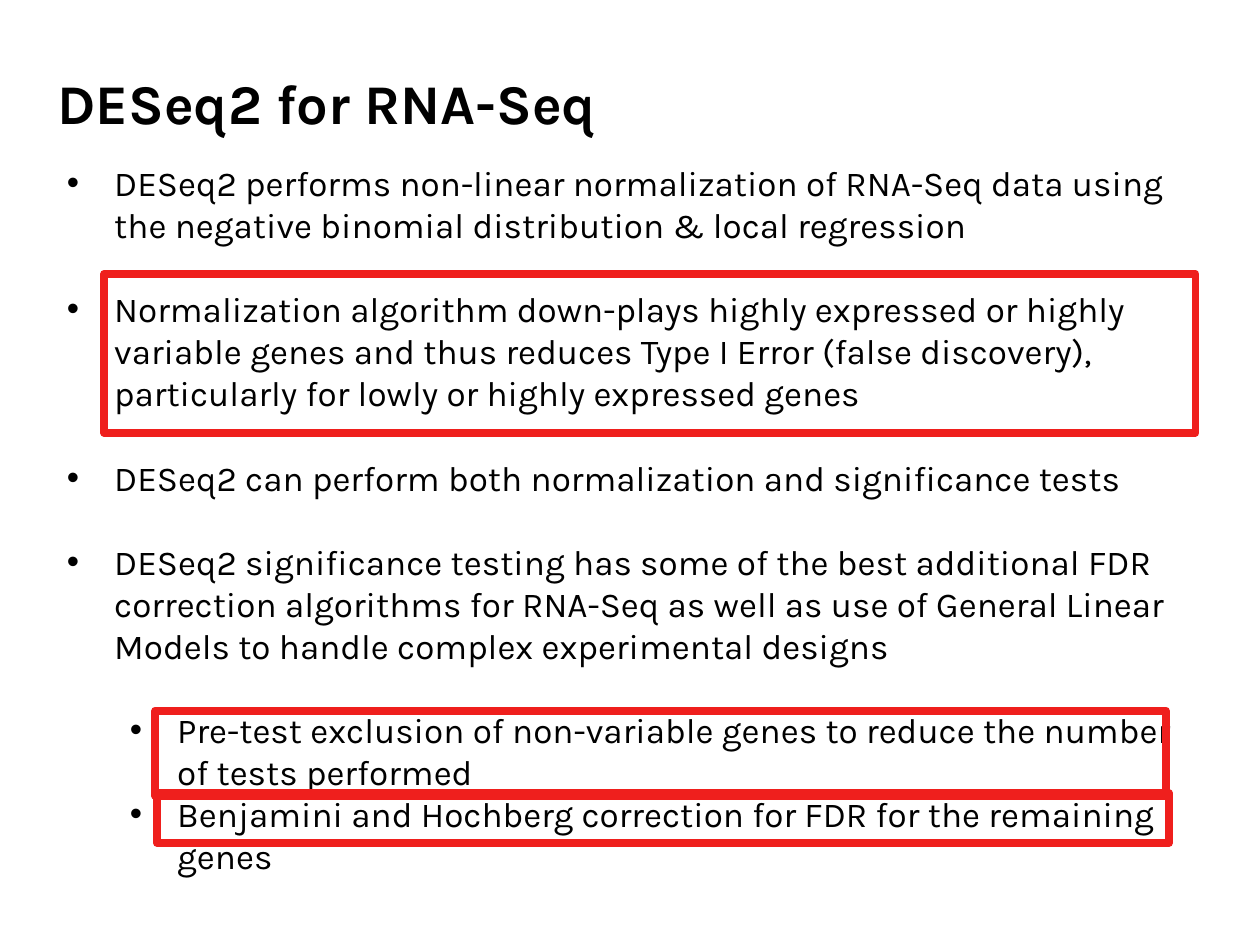
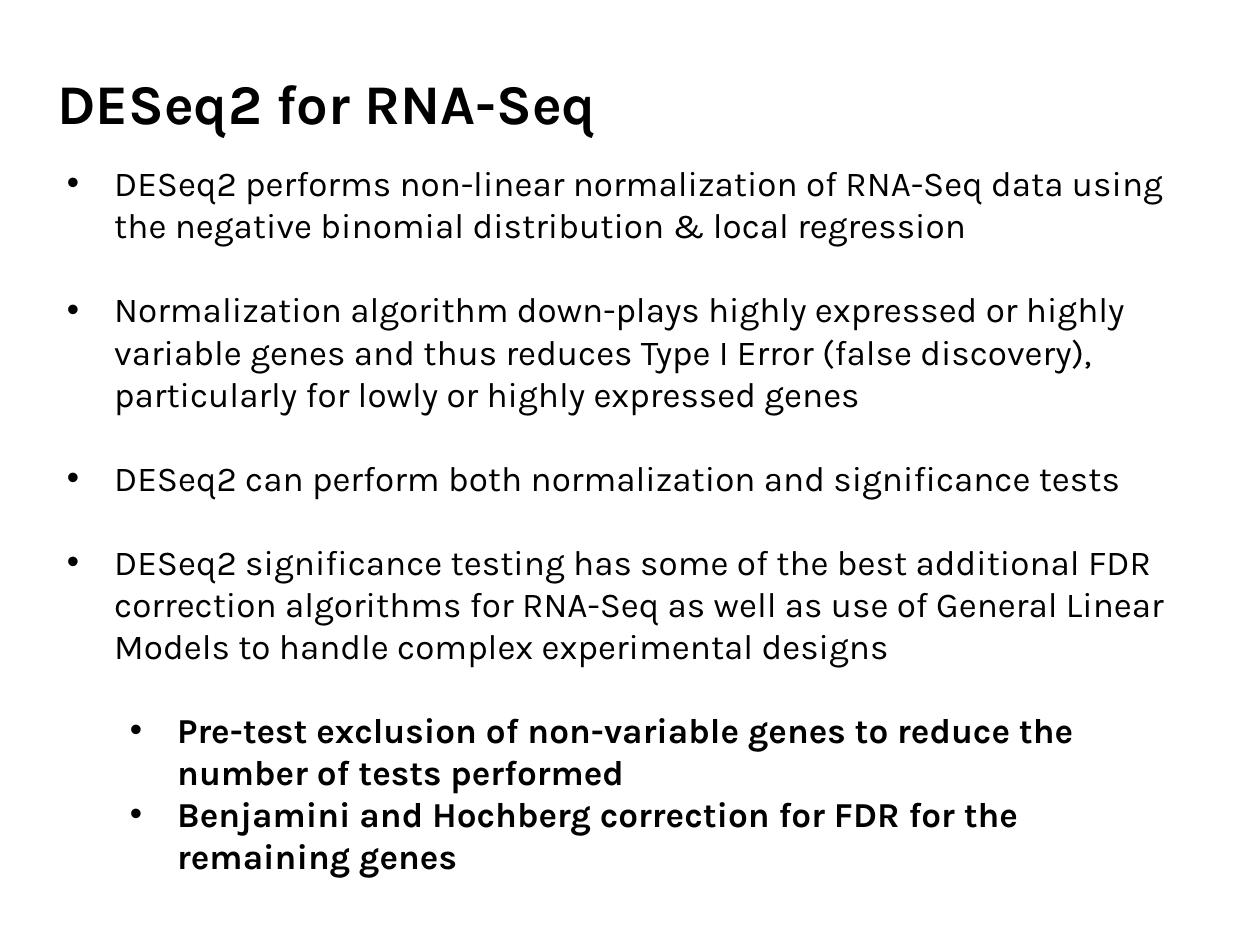
Before and after one commit to agmcarthur/Biochem-3BP3, a slide deck: slide 23 of Lectures/Lecture 9 - RNA-Seq.pptx (slide 20 before the commit). Drawn at 1260x945 pixels with LibreOffice and Linux fonts; fonts in the diff are those of the drawing. Boxes give left, top, right and bottom in pixels: in the first picture for what was removed or moved away, otherwise in the second. Text is boxed around its words. In the diff, an @@ line names an element or a change of style, - is before the commit and + after.

```diff
--- a/Lectures/Lecture 9 - RNA-Seq.pptx
+++ b/Lectures/Lecture 9 - RNA-Seq.pptx
@@ rectangle removed at <box>105,275,1196,433</box> @@
@@ rectangle removed at <box>155,711,1166,796</box> @@
@@ text at <box>177,718,1073,878</box>: bold on in "Pre-test exclusion of non-variable genes to reduce ...", "Benjamini and Hochberg correction for FDR for ..." @@
@@ rectangle removed at <box>158,794,1169,843</box> @@
```
Also in this commit, not shown: 12 other slides changed, 3 slides added.
